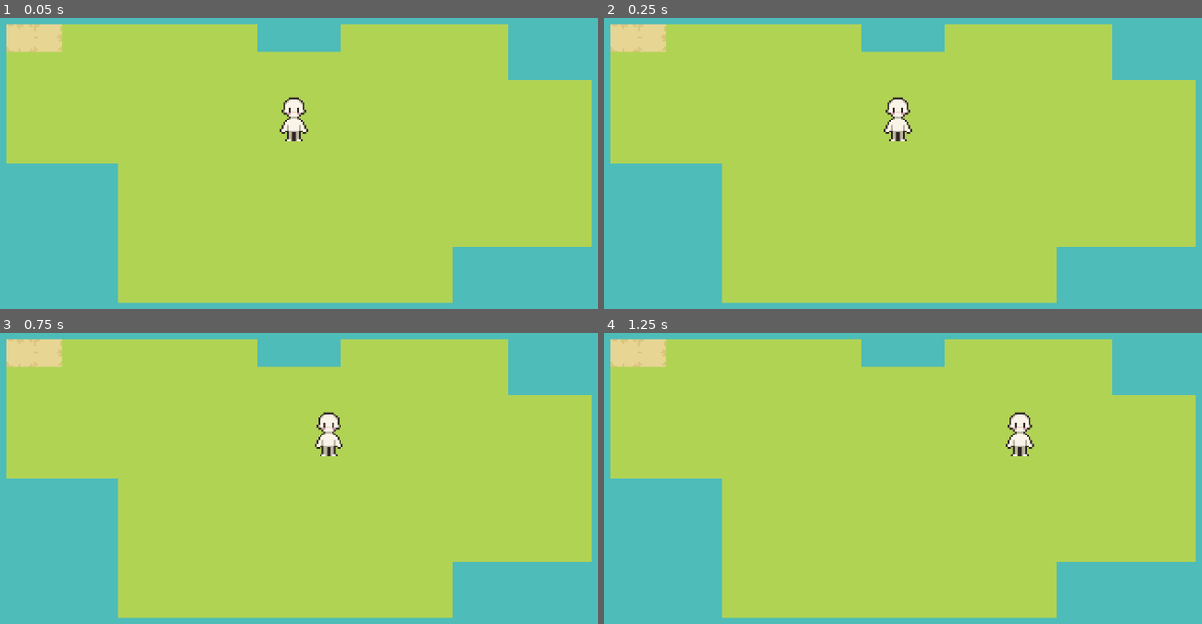
Above: before the commit, frames 1-4 (two rows, left to right).
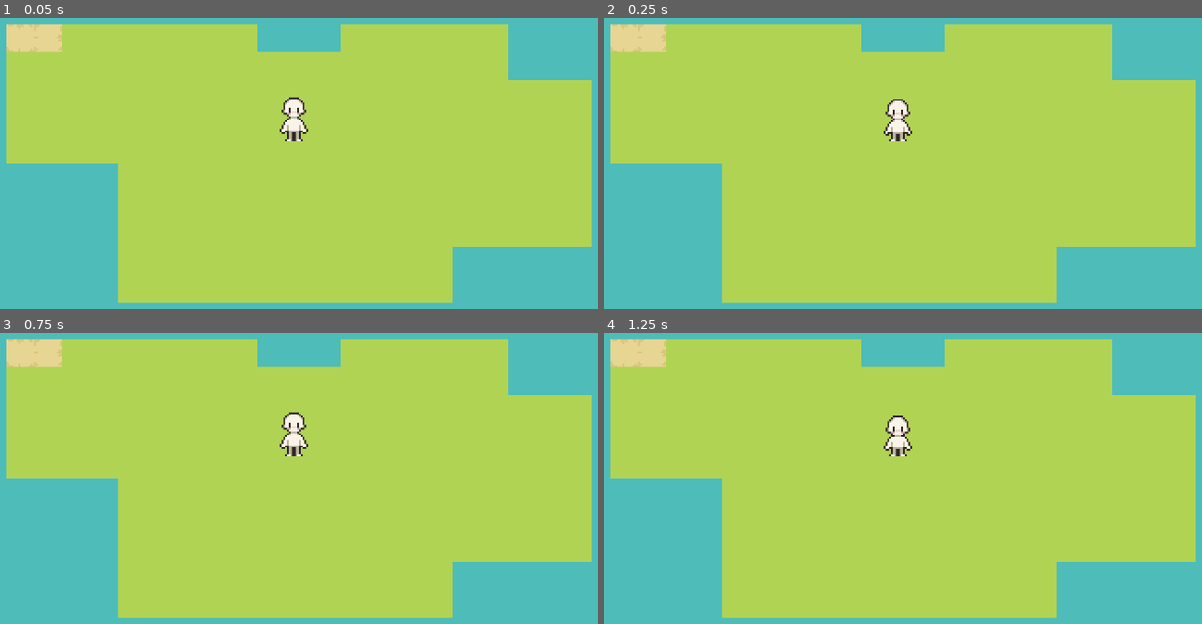
Above: after the commit, the same moments.

Repository: almoof/geopolar_game_ai_edition
Game: Godot game, scene res://scenes/main.tscn
The game is run twice, just before and just after one commit, with the same random seed, the same clock (stepped at 60 frames per second) and the same inputs.
Inputs:
- Up to frame 1 (0.05 s): no input
- Up to frame 2 (0.25 s): no input
- Up to frame 3 (0.75 s): tap Enter at 0.5 s; hold Right (ui_right) from 0.53 s (still down)
- Up to frame 4 (1.25 s): keep holding Right (ui_right)

Frame 1 is identical in both runs. In frame 2, 0.2% of the frame differs, in the area x 46-52%, y 27-41%; in frame 3, 1.0%, in the area x 46-58%, y 27-43%; in frame 4, 1.0%.

Commit message:
Setup all idle and walk animations

Diff:
--- a/project.godot
+++ b/project.godot
@@ -15,6 +15,29 @@
 config/features=PackedStringArray("4.6", "Forward Plus")
 config/icon="res://icon.svg"
 
+[input]
+
+left={
+"deadzone": 0.2,
+"events": [Object(InputEventKey,"resource_local_to_scene":false,"resource_name":"","device":-1,"window_id":0,"alt_pressed":false,"shift_pressed":false,"ctrl_pressed":false,"meta_pressed":false,"pressed":false,"keycode":0,"physical_keycode":65,"key_label":0,"unicode":97,"location":0,"echo":false,"script":null)
+]
+}
+right={
+"deadzone": 0.2,
+"events": [Object(InputEventKey,"resource_local_to_scene":false,"resource_name":"","device":-1,"window_id":0,"alt_pressed":false,"shift_pressed":false,"ctrl_pressed":false,"meta_pressed":false,"pressed":false,"keycode":0,"physical_keycode":68,"key_label":0,"unicode":100,"location":0,"echo":false,"script":null)
+]
+}
+up={
+"deadzone": 0.2,
+"events": [Object(InputEventKey,"resource_local_to_scene":false,"resource_name":"","device":-1,"window_id":0,"alt_pressed":false,"shift_pressed":false,"ctrl_pressed":false,"meta_pressed":false,"pressed":false,"keycode":0,"physical_keycode":87,"key_label":0,"unicode":119,"location":0,"echo":false,"script":null)
+]
+}
+down={
+"deadzone": 0.2,
+"events": [Object(InputEventKey,"resource_local_to_scene":false,"resource_name":"","device":-1,"window_id":0,"alt_pressed":false,"shift_pressed":false,"ctrl_pressed":false,"meta_pressed":false,"pressed":false,"keycode":0,"physical_keycode":83,"key_label":0,"unicode":115,"location":0,"echo":false,"script":null)
+]
+}
+
 [physics]
 
 3d/physics_engine="Jolt Physics"
--- a/scenes/player.tscn
+++ b/scenes/player.tscn
@@ -23,6 +23,150 @@
 atlas = ExtResource("2_g2els")
 region = Rect2(176, 0, 16, 32)
 
+[sub_resource type="AtlasTexture" id="AtlasTexture_g2els"]
+atlas = ExtResource("2_g2els")
+region = Rect2(192, 0, 16, 32)
+
+[sub_resource type="AtlasTexture" id="AtlasTexture_fjrip"]
+atlas = ExtResource("2_g2els")
+region = Rect2(208, 0, 16, 32)
+
+[sub_resource type="AtlasTexture" id="AtlasTexture_smehm"]
+atlas = ExtResource("2_g2els")
+region = Rect2(224, 0, 16, 32)
+
+[sub_resource type="AtlasTexture" id="AtlasTexture_ur7pv"]
+atlas = ExtResource("2_g2els")
+region = Rect2(240, 0, 16, 32)
+
+[sub_resource type="AtlasTexture" id="AtlasTexture_y4r1p"]
+atlas = ExtResource("2_g2els")
+region = Rect2(256, 0, 16, 32)
+
+[sub_resource type="AtlasTexture" id="AtlasTexture_d2wvv"]
+atlas = ExtResource("2_g2els")
+region = Rect2(272, 0, 16, 32)
+
+[sub_resource type="AtlasTexture" id="AtlasTexture_3v2ag"]
+atlas = ExtResource("2_g2els")
+region = Rect2(288, 0, 16, 32)
+
+[sub_resource type="AtlasTexture" id="AtlasTexture_jej6c"]
+atlas = ExtResource("2_g2els")
+region = Rect2(304, 0, 16, 32)
+
+[sub_resource type="AtlasTexture" id="AtlasTexture_f1ej7"]
+atlas = ExtResource("2_g2els")
+region = Rect2(384, 0, 16, 32)
+
+[sub_resource type="AtlasTexture" id="AtlasTexture_oprun"]
+atlas = ExtResource("2_g2els")
+region = Rect2(400, 0, 16, 32)
+
+[sub_resource type="AtlasTexture" id="AtlasTexture_a8ls1"]
+atlas = ExtResource("2_g2els")
+region = Rect2(416, 0, 16, 32)
+
+[sub_resource type="AtlasTexture" id="AtlasTexture_qfm1y"]
+atlas = ExtResource("2_g2els")
+region = Rect2(432, 0, 16, 32)
+
+[sub_resource type="AtlasTexture" id="AtlasTexture_fulsm"]
+atlas = ExtResource("2_g2els")
+region = Rect2(320, 0, 16, 32)
+
+[sub_resource type="AtlasTexture" id="AtlasTexture_4r5pv"]
+atlas = ExtResource("2_g2els")
+region = Rect2(336, 0, 16, 32)
+
+[sub_resource type="AtlasTexture" id="AtlasTexture_60mlk"]
+atlas = ExtResource("2_g2els")
+region = Rect2(352, 0, 16, 32)
+
+[sub_resource type="AtlasTexture" id="AtlasTexture_i4ail"]
+atlas = ExtResource("2_g2els")
+region = Rect2(368, 0, 16, 32)
+
+[sub_resource type="AtlasTexture" id="AtlasTexture_a38lo"]
+atlas = ExtResource("2_g2els")
+region = Rect2(448, 0, 16, 32)
+
+[sub_resource type="AtlasTexture" id="AtlasTexture_4ni07"]
+atlas = ExtResource("2_g2els")
+region = Rect2(464, 0, 16, 32)
+
+[sub_resource type="AtlasTexture" id="AtlasTexture_l71n6"]
+atlas = ExtResource("2_g2els")
+region = Rect2(480, 0, 16, 32)
+
+[sub_resource type="AtlasTexture" id="AtlasTexture_ke2ow"]
+atlas = ExtResource("2_g2els")
+region = Rect2(496, 0, 16, 32)
+
+[sub_resource type="AtlasTexture" id="AtlasTexture_ujl30"]
+atlas = ExtResource("2_g2els")
+region = Rect2(512, 0, 16, 32)
+
+[sub_resource type="AtlasTexture" id="AtlasTexture_31cv2"]
+atlas = ExtResource("2_g2els")
+region = Rect2(528, 0, 16, 32)
+
+[sub_resource type="AtlasTexture" id="AtlasTexture_pf23h"]
+atlas = ExtResource("2_g2els")
+region = Rect2(544, 0, 16, 32)
+
+[sub_resource type="AtlasTexture" id="AtlasTexture_dt7fs"]
+atlas = ExtResource("2_g2els")
+region = Rect2(560, 0, 16, 32)
+
+[sub_resource type="AtlasTexture" id="AtlasTexture_wqfne"]
+atlas = ExtResource("2_g2els")
+region = Rect2(576, 0, 16, 32)
+
+[sub_resource type="AtlasTexture" id="AtlasTexture_wnwbv"]
+atlas = ExtResource("2_g2els")
+region = Rect2(592, 0, 16, 32)
+
+[sub_resource type="AtlasTexture" id="AtlasTexture_gl8cc"]
+atlas = ExtResource("2_g2els")
+region = Rect2(608, 0, 16, 32)
+
+[sub_resource type="AtlasTexture" id="AtlasTexture_487ah"]
+atlas = ExtResource("2_g2els")
+region = Rect2(624, 0, 16, 32)
+
+[sub_resource type="AtlasTexture" id="AtlasTexture_md1ol"]
+atlas = ExtResource("2_g2els")
+region = Rect2(704, 0, 16, 32)
+
+[sub_resource type="AtlasTexture" id="AtlasTexture_bj30b"]
+atlas = ExtResource("2_g2els")
+region = Rect2(720, 0, 16, 32)
+
+[sub_resource type="AtlasTexture" id="AtlasTexture_jc3p3"]
+atlas = ExtResource("2_g2els")
+region = Rect2(736, 0, 16, 32)
+
+[sub_resource type="AtlasTexture" id="AtlasTexture_hax0n"]
+atlas = ExtResource("2_g2els")
+region = Rect2(752, 0, 16, 32)
+
+[sub_resource type="AtlasTexture" id="AtlasTexture_t4otl"]
+atlas = ExtResource("2_g2els")
+region = Rect2(640, 0, 16, 32)
+
+[sub_resource type="AtlasTexture" id="AtlasTexture_j2b1d"]
+atlas = ExtResource("2_g2els")
+region = Rect2(656, 0, 16, 32)
+
+[sub_resource type="AtlasTexture" id="AtlasTexture_cs1tg"]
+atlas = ExtResource("2_g2els")
+region = Rect2(672, 0, 16, 32)
+
+[sub_resource type="AtlasTexture" id="AtlasTexture_2dvfe"]
+atlas = ExtResource("2_g2els")
+region = Rect2(688, 0, 16, 32)
+
 [sub_resource type="SpriteFrames" id="SpriteFrames_fjrip"]
 animations = [{
 "frames": [{
@@ -40,6 +184,159 @@
 }],
 "loop": true,
 "name": &"idle_down",
+"speed": 5.0
+}, {
+"frames": [{
+"duration": 1.0,
+"texture": SubResource("AtlasTexture_g2els")
+}, {
+"duration": 1.0,
+"texture": SubResource("AtlasTexture_fjrip")
+}, {
+"duration": 1.0,
+"texture": SubResource("AtlasTexture_smehm")
+}, {
+"duration": 1.0,
+"texture": SubResource("AtlasTexture_ur7pv")
+}],
+"loop": true,
+"name": &"idle_downside",
+"speed": 5.0
+}, {
+"frames": [{
+"duration": 1.0,
+"texture": SubResource("AtlasTexture_y4r1p")
+}, {
+"duration": 1.0,
+"texture": SubResource("AtlasTexture_d2wvv")
+}, {
+"duration": 1.0,
+"texture": SubResource("AtlasTexture_3v2ag")
+}, {
+"duration": 1.0,
+"texture": SubResource("AtlasTexture_jej6c")
+}],
+"loop": true,
+"name": &"idle_side",
+"speed": 5.0
+}, {
+"frames": [{
+"duration": 1.0,
+"texture": SubResource("AtlasTexture_f1ej7")
+}, {
+"duration": 1.0,
+"texture": SubResource("AtlasTexture_oprun")
+}, {
+"duration": 1.0,
+"texture": SubResource("AtlasTexture_a8ls1")
+}, {
+"duration": 1.0,
+"texture": SubResource("AtlasTexture_qfm1y")
+}],
+"loop": true,
+"name": &"idle_up",
+"speed": 5.0
+}, {
+"frames": [{
+"duration": 1.0,
+"texture": SubResource("AtlasTexture_fulsm")
+}, {
+"duration": 1.0,
+"texture": SubResource("AtlasTexture_4r5pv")
+}, {
+"duration": 1.0,
+"texture": SubResource("AtlasTexture_60mlk")
+}, {
+"duration": 1.0,
+"texture": SubResource("AtlasTexture_i4ail")
+}],
+"loop": true,
+"name": &"idle_upside",
+"speed": 5.0
+}, {
+"frames": [{
+"duration": 1.0,
+"texture": SubResource("AtlasTexture_a38lo")
+}, {
+"duration": 1.0,
+"texture": SubResource("AtlasTexture_4ni07")
+}, {
+"duration": 1.0,
+"texture": SubResource("AtlasTexture_l71n6")
+}, {
+"duration": 1.0,
+"texture": SubResource("AtlasTexture_ke2ow")
+}],
+"loop": true,
+"name": &"walk_down",
+"speed": 5.0
+}, {
+"frames": [{
+"duration": 1.0,
+"texture": SubResource("AtlasTexture_ujl30")
+}, {
+"duration": 1.0,
+"texture": SubResource("AtlasTexture_31cv2")
+}, {
+"duration": 1.0,
+"texture": SubResource("AtlasTexture_pf23h")
+}, {
+"duration": 1.0,
+"texture": SubResource("AtlasTexture_dt7fs")
+}],
+"loop": true,
+"name": &"walk_downside",
+"speed": 5.0
+}, {
+"frames": [{
+"duration": 1.0,
+"texture": SubResource("AtlasTexture_wqfne")
+}, {
+"duration": 1.0,
+"texture": SubResource("AtlasTexture_wnwbv")
+}, {
+"duration": 1.0,
+"texture": SubResource("AtlasTexture_gl8cc")
+}, {
+"duration": 1.0,
+"texture": SubResource("AtlasTexture_487ah")
+}],
+"loop": true,
+"name": &"walk_side",
+"speed": 5.0
+}, {
+"frames": [{
+"duration": 1.0,
+"texture": SubResource("AtlasTexture_md1ol")
+}, {
+"duration": 1.0,
+"texture": SubResource("AtlasTexture_bj30b")
+}, {
+"duration": 1.0,
+"texture": SubResource("AtlasTexture_jc3p3")
+}, {
+"duration": 1.0,
+"texture": SubResource("AtlasTexture_hax0n")
+}],
+"loop": true,
+"name": &"walk_up",
+"speed": 5.0
+}, {
+"frames": [{
+"duration": 1.0,
+"texture": SubResource("AtlasTexture_t4otl")
+}, {
+"duration": 1.0,
+"texture": SubResource("AtlasTexture_j2b1d")
+}, {
+"duration": 1.0,
+"texture": SubResource("AtlasTexture_cs1tg")
+}, {
+"duration": 1.0,
+"texture": SubResource("AtlasTexture_2dvfe")
+}],
+"loop": true,
+"name": &"walk_upside",
 "speed": 5.0
 }]
 
@@ -52,6 +349,4 @@
 
 [node name="AnimatedSprite2D" type="AnimatedSprite2D" parent="." unique_id=64551781]
 sprite_frames = SubResource("SpriteFrames_fjrip")
-animation = &"idle_down"
-frame = 3
-frame_progress = 0.15751973
+animation = &"walk_upside"
--- a/scripts/player.gd
+++ b/scripts/player.gd
@@ -1,24 +1,27 @@
 extends CharacterBody2D
 
 
-const SPEED = 100.0
+const SPEED = 50
+var input_dir = Vector2.ZERO
+var movement_dir = ""
 
+func _ready() -> void:
+	$AnimatedSprite2D.play("idle_down")
 
 func _physics_process(delta: float) -> void:
+	move_and_slide()
+	player_movement()
 
+func player_movement() -> void:
+	input_dir = Input.get_vector("left", "right", "up", "down")
+	velocity = input_dir * SPEED
 
-	var directionHor := Input.get_axis("ui_left", "ui_right")
-	var directionVer := Input.get_axis("ui_up", "ui_down")
-	if directionHor:
-		velocity.x = directionHor
-	else:
-		velocity.x = directionHor
-	if directionVer:
-		velocity.y = directionVer
-	else:
-		velocity.y = directionVer
-	velocity = velocity.normalized()
-	velocity *= SPEED
-	print(velocity)
-
-	move_and_slide()
+func movement_direction() -> void:
+	if Input.is_action_pressed("left"):
+		movement_dir = "left"
+	elif Input.is_action_pressed("right"):
+		movement_dir = "right"
+	elif Input.is_action_pressed("up"):
+		movement_dir = "up"
+	elif Input.is_action_pressed("down"):
+		movement_dir = "down"
